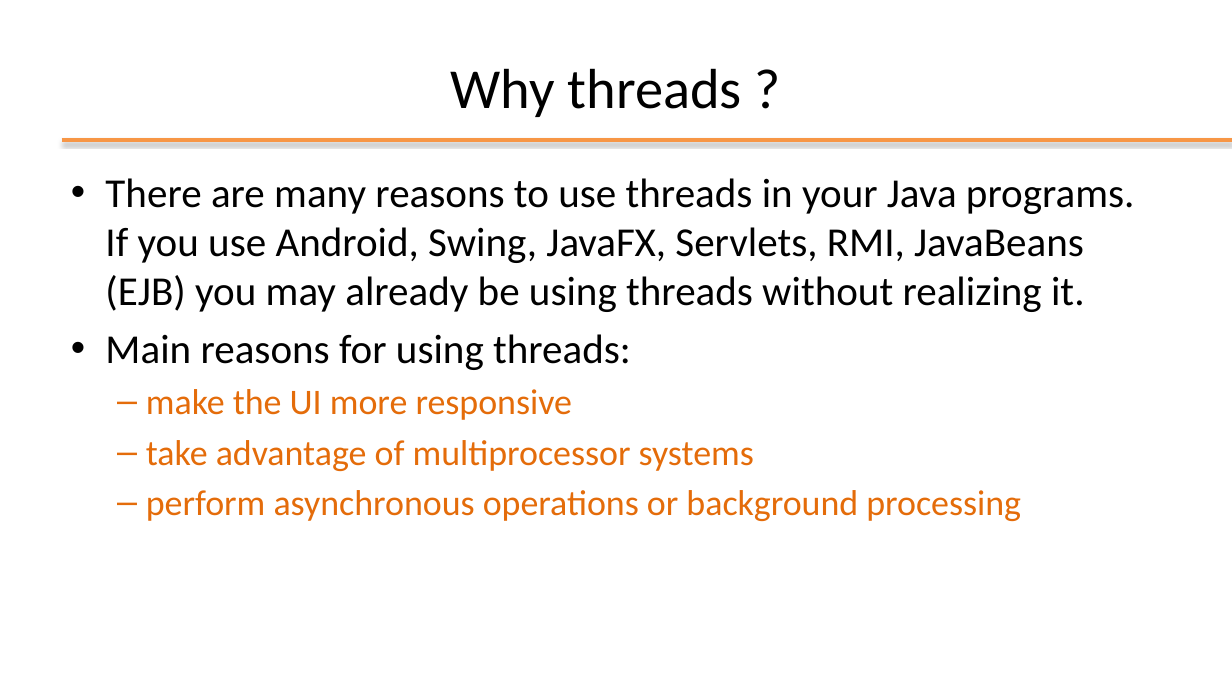
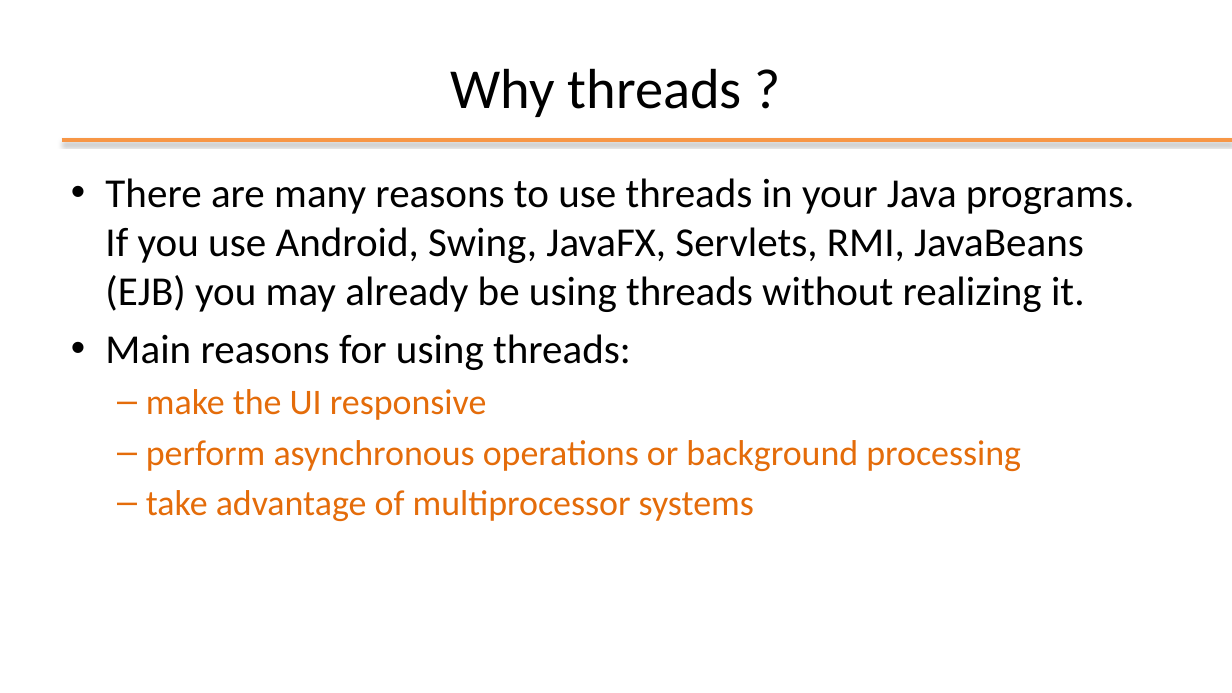
Before and after one commit to plctechnician/ooprogramming, a slide deck: slide 6 of java/slides/ppt/08 - Java Multi-Threading.pptx (slide 7 before the commit). Drawn at 1232x693 pixels with LibreOffice and Linux fonts; fonts in the diff are those of the drawing; background and template pictures are left out. Boxes give left, top, right and bottom in pixels: in the first picture for what was removed or moved away, otherwise in the second. Text is boxed around its words. In the diff, an @@ line names an element or a change of style, - is before the commit and + after.

```diff
--- a/java/slides/ppt/08 - Java Multi-Threading.pptx
+++ b/java/slides/ppt/08 - Java Multi-Threading.pptx
@@ text at (x1=146, y1=389, x2=1021, y2=471): text changed @@
-  – make the UI more responsive
+  – make the UI responsive
+  – perform asynchronous operations or background processing
@@ text at (x1=146, y1=490, x2=1021, y2=521): paragraph removed @@
-  – perform asynchronous operations or background processing
```
Also in this commit, not shown: 5 other slides changed, 1 slide removed, 15 other files.
